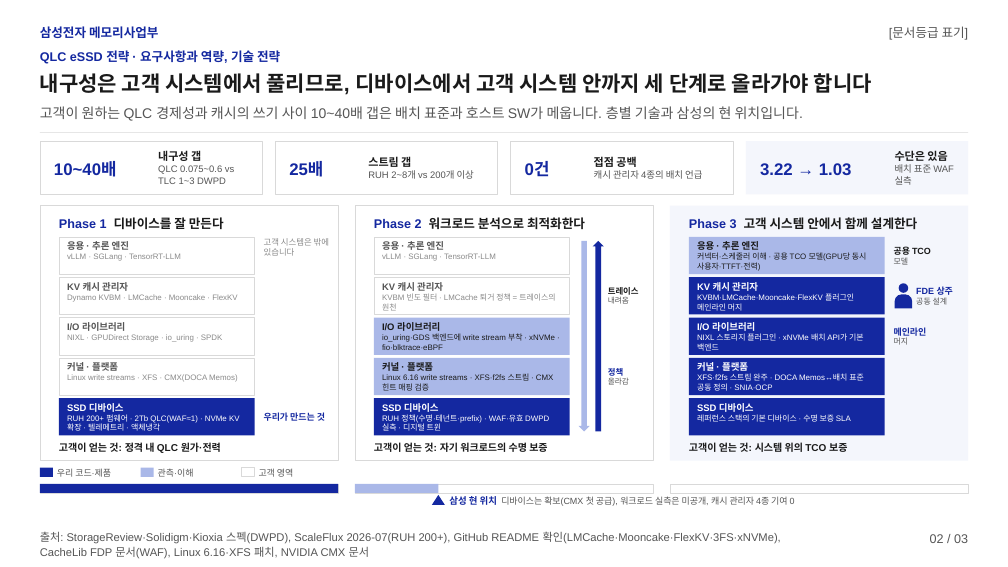
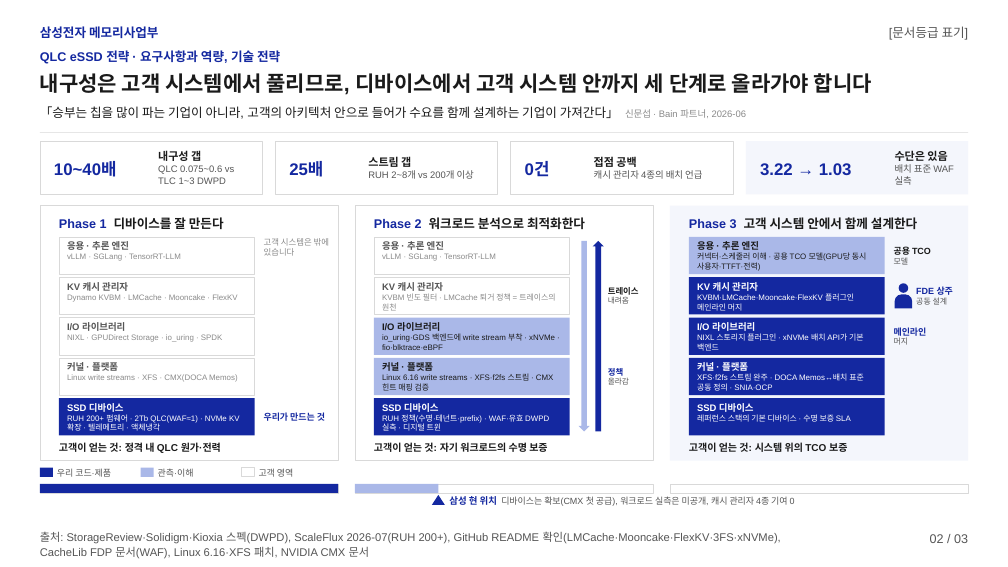
Before and after one commit to k31001/action-learning, a slide deck: slide 2 of outputs/presentation/qlc-ssd-strategy.pptx. Drawn at 1008x567 pixels with LibreOffice and Linux fonts; fonts in the diff are those of the drawing. Boxes give left, top, right and bottom in pixels: in the first picture for what was removed or moved away, otherwise in the second. Text is boxed around its words. In the diff, an @@ line names an element or a change of style, - is before the commit and + after.

```diff
--- a/outputs/presentation/qlc-ssd-strategy.pptx
+++ b/outputs/presentation/qlc-ssd-strategy.pptx
@@ text at (40, 106, 747, 119): text changed; size 20 to 18 pt; text colour #555555 to #1A1A1A @@
-고객이 원하는 QLC 경제성과 캐시의 쓰기 사이 10~40배 갭은 배치 표준과 호스트 SW가 메웁니다. 층별 기술과 삼성의 현 위치입니다.
+「승부는 칩을 많이 파는 기업이 아니라, 고객의 아키텍처 안으로 들어가 수요를 함께 설계하는 기업이 가져간다」 신문섭 · Bain 파트너, 2026-06
```
Also in this commit, not shown: 2 other slides changed, 10 other files.
